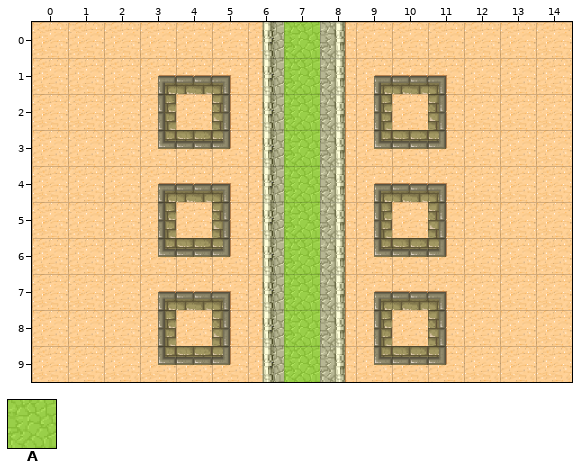
Level history. Tiled map: TowerDefense/tilemap-hd.tmx. Above is the file before it was changed.
Cells are 64x64 px. Shown: x 0..14, y 0..9.
Key: from "metadatatiles-hd": A 0.
_ is an empty cell.
Layers that did not change in this view are not listed.
Layer "metadata" before, first column x 0:
 0 _______A_______
 1 _______A_______
 2 _______A_______
 3 _______A_______
 4 _______A_______
 5 _______A_______
 6 _______A_______
 7 _______A_______
 8 _______A_______
 9 _______A_______
And afterwards:
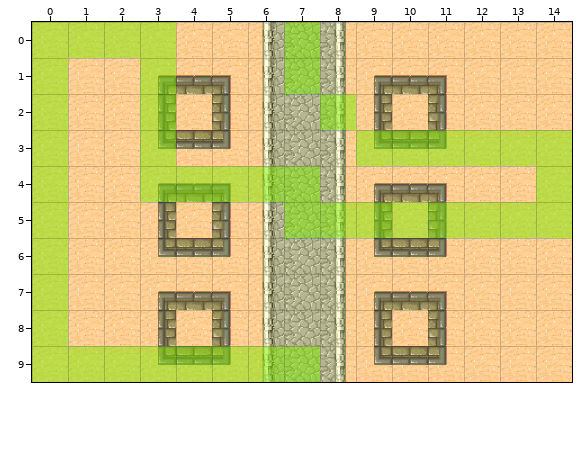
See-through tiles are keyed as they look on the map.
Changes in this commit:
{"where": "layer \"metadata\""}
{"y":0,"x":0,"old":"____","new":"AAAA"}
{"y":1,"x":0,"old":"_","new":"A"}
{"y":1,"x":3,"old":"_","new":"A"}
{"y":2,"x":0,"old":"_","new":"A"}
{"y":2,"x":3,"old":"_","new":"A"}
{"y":2,"x":7,"old":"A_","new":"_A"}
{"y":3,"x":0,"old":"_","new":"A"}
{"y":3,"x":3,"old":"_","new":"A"}
{"y":3,"x":7,"old":"A","new":"_"}
{"y":3,"x":9,"old":"______","new":"AAAAAA"}
{"y":4,"x":0,"old":"_","new":"A"}
{"y":4,"x":3,"old":"____","new":"AAAA"}
{"y":4,"x":14,"old":"_","new":"A"}
{"y":5,"x":0,"old":"_","new":"A"}
{"y":5,"x":8,"old":"_______","new":"AAAAAAA"}
{"y":6,"x":0,"old":"_","new":"A"}
{"y":6,"x":7,"old":"A","new":"_"}
{"y":7,"x":0,"old":"_","new":"A"}
{"y":7,"x":7,"old":"A","new":"_"}
{"y":8,"x":0,"old":"_","new":"A"}
{"y":8,"x":7,"old":"A","new":"_"}
{"y":9,"x":0,"old":"_______","new":"AAAAAAA"}
{"label":"changed","picture_box":[32,22,572,382]}
